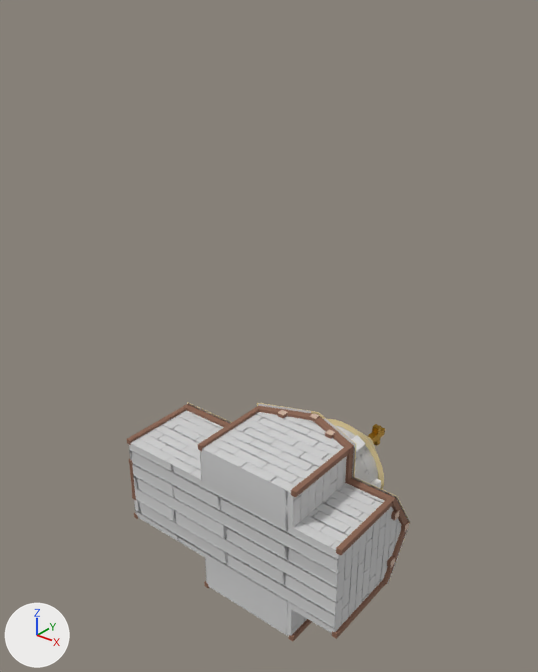
What one commit did to the FBX model Assets/Prefabs/Church/Church.fbx.
Before and after are seen from a 50 mm lens placed at (25.8, -25.9, 8.0), pointed at (-0.1, 6.4, -12.0). Arrows for +X, +Y and +Z are at lower left; the lights stay in place. Where no turn or scale is listed for an object, it has been applied to the vertices. Vertices at the same position are counted once.

In view in the first picture: 'Building', 'Building Scaffolding', 'Church Inside', 'Cross', 'Door Rim', 'Roof', 'Roof Scaffolding', 'Roof Shadow Caster', 'Tower', 'Tower Roof', 'Tower Window Difference'.
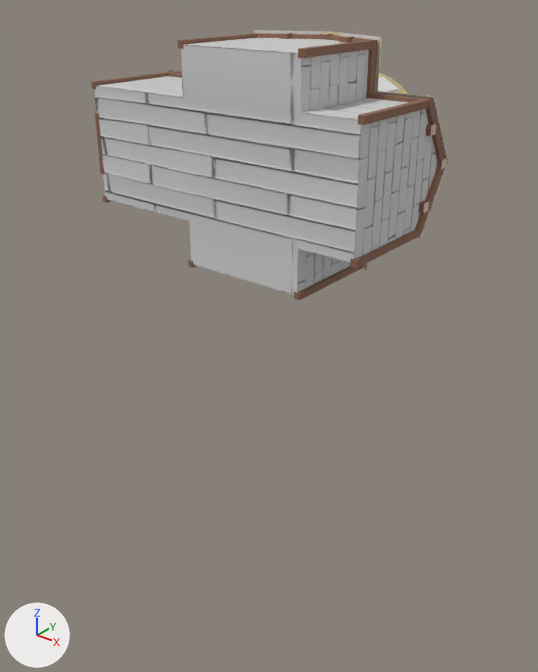
ob_empty is not drawn itself; it is the parent of ob_cube_010, ob_cube_008, ob_cube_007, ob_cube_011, ob_cube_015, ob_cube_016, ob_cube_014, ob_cube_012.

Changed parts and their boxes (x1, y1, x2, y2) in the pictures (538 x 672 px):
'Church Inside', moved: before (129, 443, 339, 636); after (94, 45, 361, 294)
'Building', moved: before (129, 410, 402, 637); after (94, 38, 437, 295)
'Building Scaffolding', moved: before (127, 407, 393, 641); after (91, 34, 429, 300)
'Roof Scaffolding', moved: before (183, 404, 409, 586); after (164, 33, 447, 269)
'Roof Shadow Caster', moved: before (187, 403, 410, 584); after (168, 30, 447, 270)
'Tower', moved (not visible afterwards): before (336, 426, 378, 484)
'Tower Roof', moved: before (327, 419, 384, 490); after (379, 73, 408, 94)
'Roof', moved: before (187, 402, 410, 582); after (174, 30, 448, 270)
'Tower Window Difference', reshaped, moved: before (351, 435, 381, 488); after (378, 77, 399, 93)
'Door Rim', moved: before (129, 459, 136, 500); after (94, 113, 105, 174)
'Cross', moved (not visible afterwards): before (368, 424, 385, 446)
'Cube.016', moved: before (387, 556, 395, 568); after (419, 201, 429, 213)
'Cube.015', moved: before (391, 510, 400, 520); after (426, 124, 436, 136)
'Cube.014', moved: before (401, 522, 409, 532); after (436, 158, 447, 170)
'Cube.009', moved: before (325, 429, 336, 439); after (340, 36, 354, 43)
'Cube.010', moved: before (277, 410, 288, 418); after (280, 33, 293, 39)
'Cube.008', moved: before (309, 413, 320, 422); after (320, 33, 333, 40)

The change in detail:
me_cube_014 is used by ob_tower_window_difference; location (0.32, 8.65, -22.16).
me_cube_014 had 48 vertices, 36 faces and spanned x -0.44..6.29, y -0.88..1.15, z -3.12..3.12.
me_cube_014 now has 48 vertices, 36 faces and spans x -0.41..6.36, y -0.28..2.0, z -3.31..3.26.
me_cube_014 part 1: 24 of 48 vertices moved; they spanned x 3.74..6.29, y -0.88..1.15, z -3.12..3.11 and now span x 3.54..6.36, y -0.28..2.0, z -3.11..3.26; mean shift (0.07, 0.73, 0.12); largest move (4.95, 1.15, -2.72) -> (5.35, 2.0, -2.45).
Object 'Roof Shadow Caster' (ob_roof_shadow_caster) moves from (3.4, 2.98, -22.16) to (3.4, 2.98, -0.16).
Object 'Tower Window Difference' (ob_tower_window_difference) moves from (0.32, 8.65, -22.16) to (0.32, 8.65, -0.16).
Object 'Roof' (ob_roof) moves from (3.26, 3.06, -22.16) to (3.26, 3.06, -0.16).
Object 'Tower Roof' (ob_tower_roof) moves from (3.26, 13.08, -22.16) to (3.26, 14.08, -0.16).
Object 'Building Scaffolding' (ob_building_scaffolding) moves from (-6.55, 2.71, -19.15) to (-6.55, 2.71, 2.85).
Object 'Tower' (ob_tower) moves from (3.26, 8.25, -22.16) to (3.26, 8.25, -0.16).
Object 'Building' (ob_building) moves from (3.26, 3.0, -22.16) to (3.26, 3.0, -0.16).
Object 'Church Inside' (ob_church_inside) moves from (3.26, 3.0, -22.16) to (3.26, 3.0, -0.16).
Object 'Door Rim' (ob_door_rim) moves from (-6.55, 2.28, -22.16) to (-6.55, 2.28, -0.16).
Object 'Cross' (ob_cross) moves from (3.26, 14.38, -22.16) to (3.26, 15.38, -0.16).
Object 'Roof Scaffolding' (ob_roof_scaffolding) moves from (3.26, 3.0, -22.16) to (3.26, 3.0, -0.16).
Object 'Empty' (ob_empty) moves from (0.0, 0.0, -22.15) to (0.0, 0.0, -0.154).
